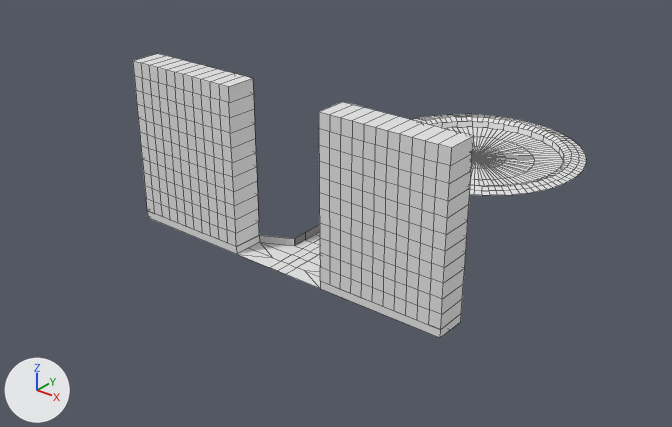
Renders of the Blender file Khaos Shooter/Assets/Environment/Models/Platform.blend from each side of a commit.
Rendered twice from a camera (50 mm lens) standing at (32.3, -57.2, 26.2) and looking at (-2.9, -13.1, -1.1). The axes (+X, +Y, +Z) are drawn at lower left. The lights are the same throughout. Mesh edges are drawn as thin lines.

Before the edit, the objects in view are built like this:
```python
me_circle = bpy.data.meshes.new('Circle')
me_circle.from_pydata(...)  # 1501 vertices, 1257 faces, 2 loose edges; spans x -1.41..1.41, y -2.78..1.0, z -0.06..1.25
ob_circle = bpy.data.objects.new('Circle', me_circle)
ob_circle.location = (0.0, 0.0, 0.0)
ob_circle.scale = (8.0, 8.0, 8.0)
```
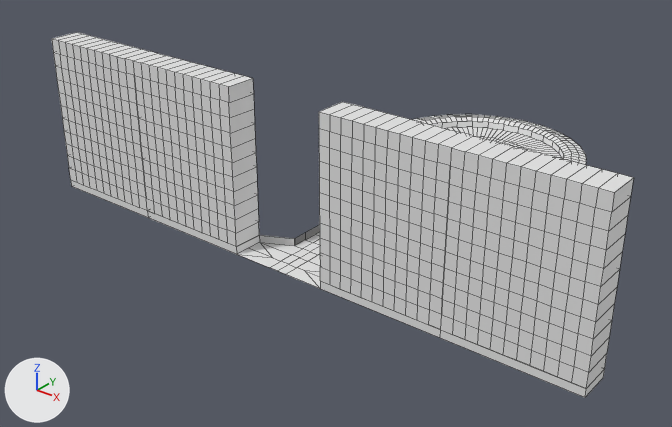
Location of each change, (x1, y1, x2, y2) in pixels of the pictures (672 x 427 px):
'Circle', reshaped (28% wider, 28% taller)
    before: (133, 54, 586, 338)
    after: (52, 32, 634, 397)
part 1 of me_circle, added
    after: (52, 32, 158, 218)
part 2 of me_circle, added
    after: (440, 136, 634, 397)

Patch to the scene script:
```diff
--- a/Khaos Shooter/Assets/Environment/Models/Platform.blend.py
+++ b/Khaos Shooter/Assets/Environment/Models/Platform.blend.py
@@ me_circle @@
 # used by ob_circle; location = (0.0, 0.0, 0.0); scale = (8.0, 8.0, 8.0)
-me_circle.from_pydata(...)  # 1501 vertices, 1257 faces, 2 loose edges; spans x -1.41..1.41, y -2.78..1.0, z -0.06..1.25
+me_circle.from_pydata(...)  # 2088 vertices, 1824 faces, 2 loose edges; spans x -2.41..2.41, y -2.78..1.0, z -0.06..1.25
+# me_circle part 1: 294 vertices added at x -2.41..-1.41, y -2.78..-2.53, z -0.06..1.25
+# me_circle part 2: 293 vertices added at x 1.41..2.41, y -2.78..-2.53, z -0.06..1.25
```
